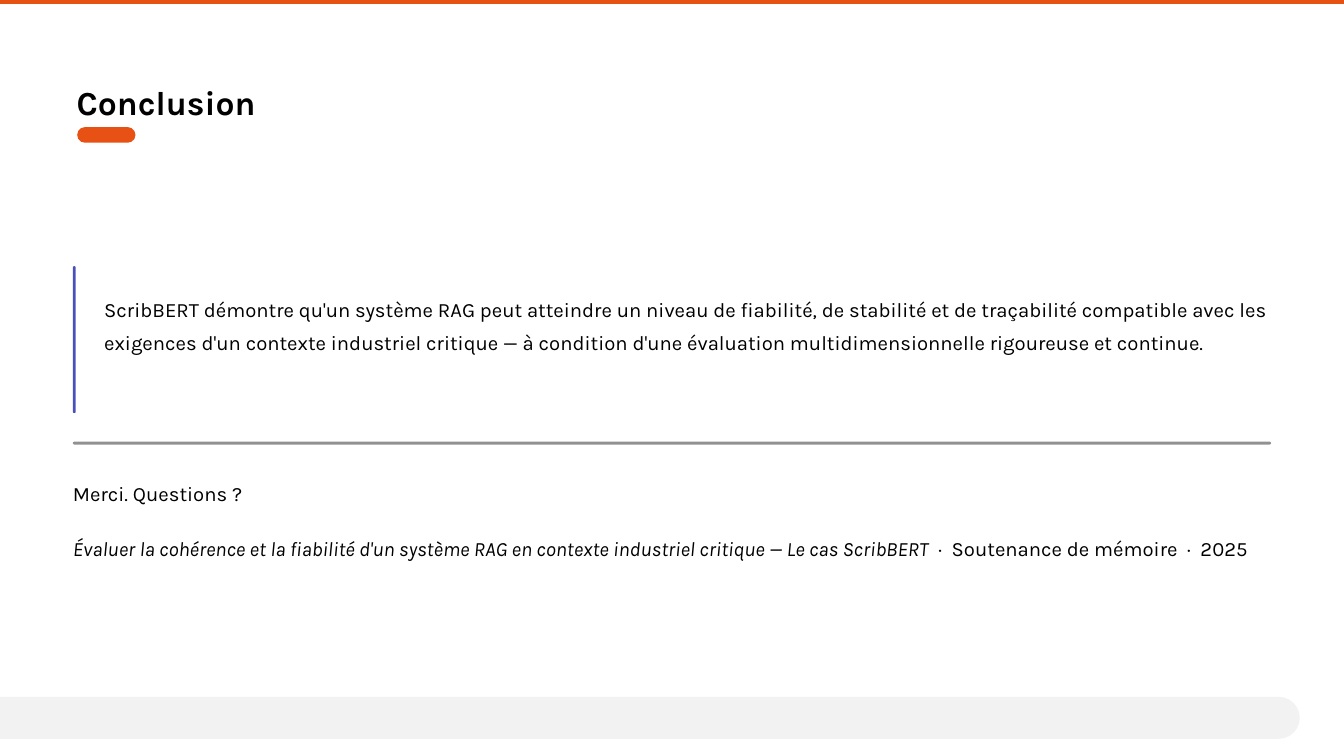
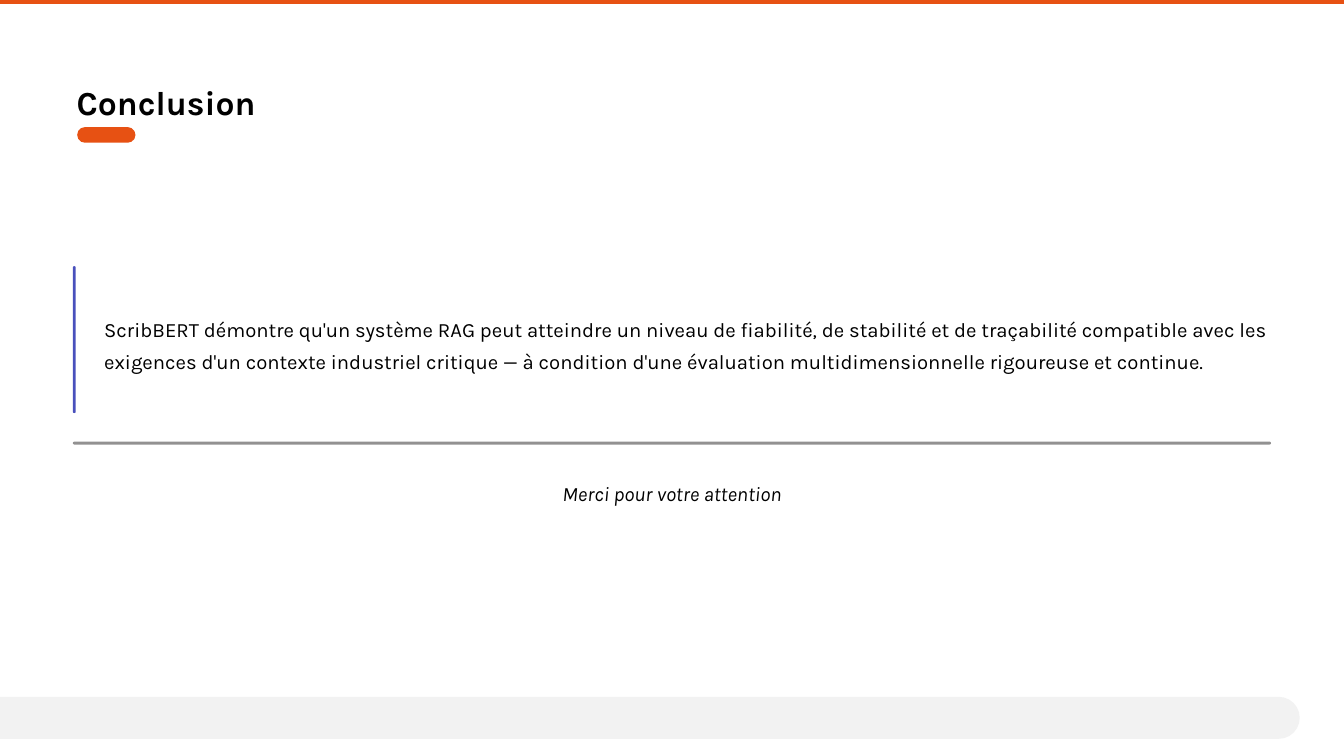
Before and after one commit to AurelienLELEU/memoire, a slide deck: slide 15 of Évaluer la cohérence et la fiabilité d'un système RAG en contexte industriel critique.pptx. Drawn at 1344x756 pixels with LibreOffice and Linux fonts; fonts in the diff are those of the drawing. Boxes give left, top, right and bottom in pixels: in the first picture for what was removed or moved away, otherwise in the second. Text is boxed around its words. In the diff, an @@ line names an element or a change of style, - is before the commit and + after.

```diff
--- a/Évaluer la cohérence et la fiabilité d'un système RAG en contexte industriel critique.pptx
+++ b/Évaluer la cohérence et la fiabilité d'un système RAG en contexte industriel critique.pptx
@@ text "ScribBERT démontre qu'un système RAG ...": place and size @@
-text "ScribBERT démontre qu'un système RAG ..." at (104,301,1266,355)
+text "ScribBERT démontre qu'un système RAG ..." at (104,321,1266,374)
@@ text at (562,487,782,506): text changed @@
-Merci. Questions ?
-Évaluer la cohérence et la fiabilité d'un système RAG en contexte industriel critique — Le cas ScribBERT · Soutenance de mémoire · 2025
+Merci pour votre attention
```
Also in this commit, not shown: 2 other slides changed.
